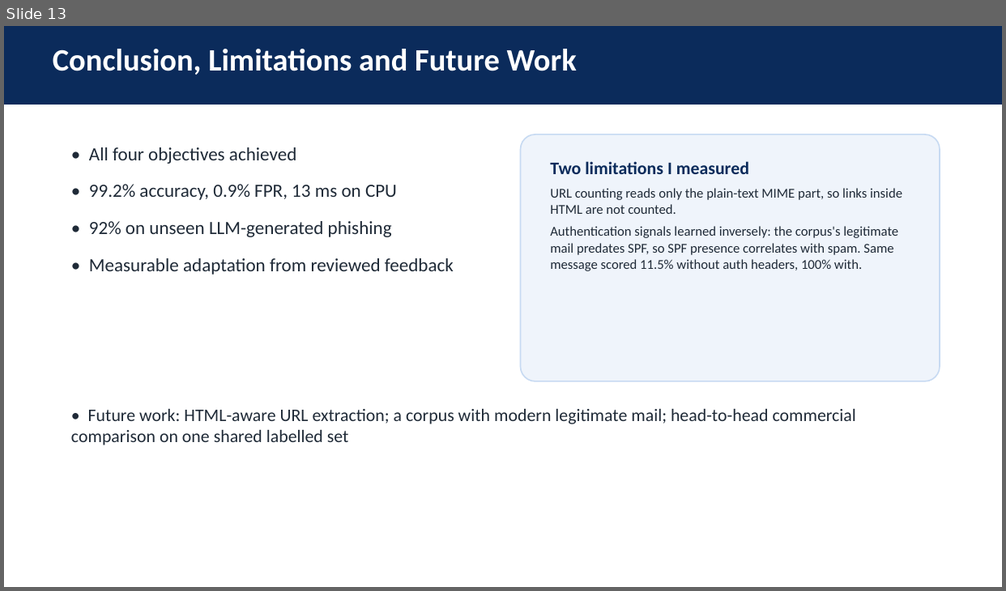
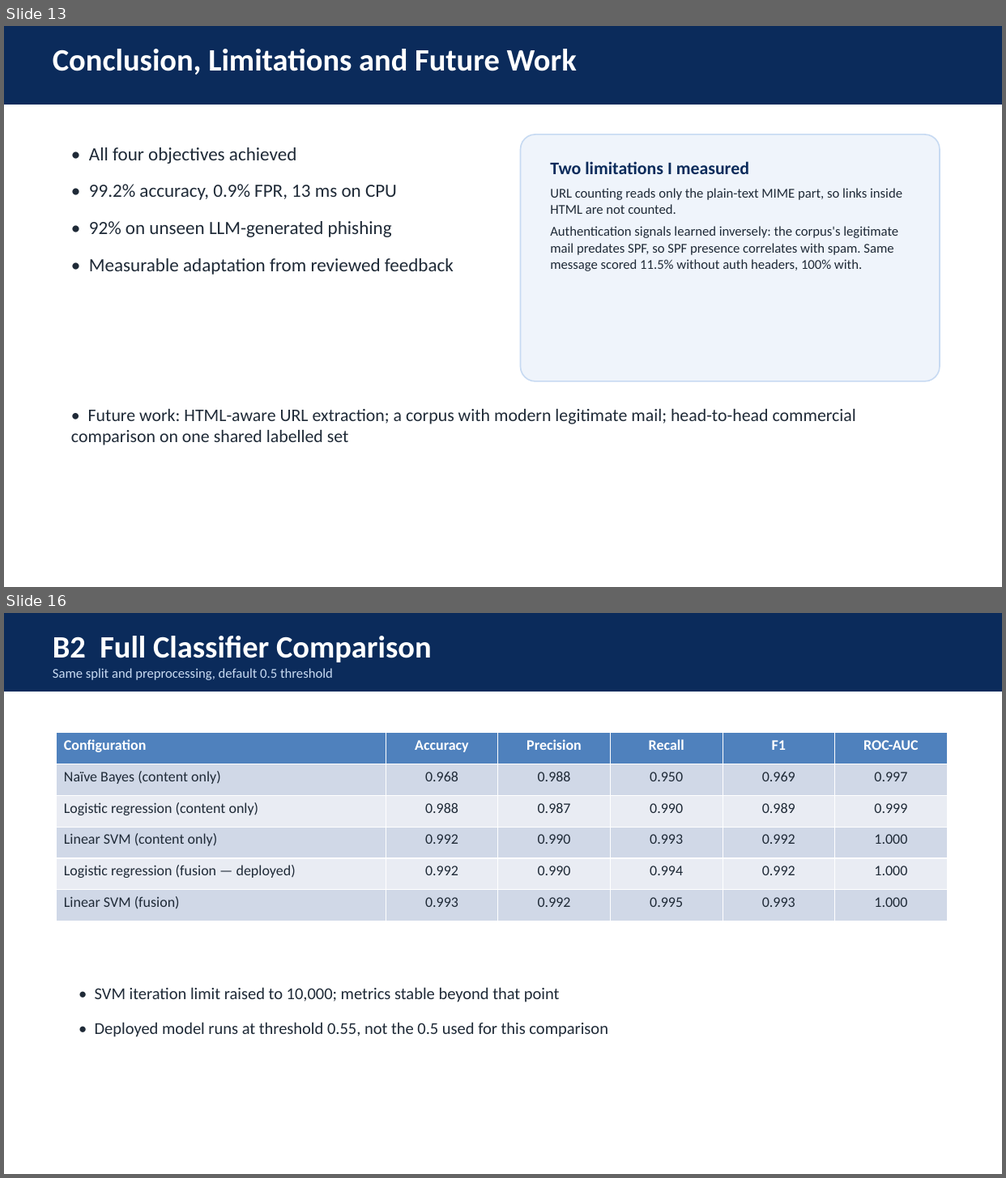
Before and after one commit to leegongyi2004-art/adaptive-email-spam-detection, a slide deck: reports/slides/fyp2_viva.pptx. Shown one above the other, each under a label of ours: slide 13 before the commit, slides 13 and 16 after it; the slides between them are not shown. The pictures are 1006x591 and 1006x1178 pixels, drawn with LibreOffice and Linux fonts; fonts in the diff are those of the drawing. Boxes give left, top, right and bottom in pixels: in the first picture for what was removed or moved away, otherwise in the second. Text is boxed around its words. In the diff, an @@ line names an element or a change of style, - is before the commit and + after.

```diff
--- a/reports/slides/fyp2_viva.pptx
+++ b/reports/slides/fyp2_viva.pptx
@@ slide 16 added at (4,613,1002,1174), background #FFFFFF @@
@@ rectangle added at (4,613,1002,692), fill #0B2B5B @@
@@ text added at (53,636,432,680), 13 pt, text #C7DAF2 @@
+B2 Full Classifier Comparison
+Same split and preprocessing, default 0.5 threshold
@@ table added at (57,733,948,922), 6 rows, 6 columns @@
+Configuration | Accuracy | Precision | Recall | F1 | ROC-AUC
+Naïve Bayes (content only) | 0.968 | 0.988 | 0.950 | 0.969 | 0.997
+Logistic regression (content only) | 0.988 | 0.987 | 0.990 | 0.989 | 0.999
+Linear SVM (content only) | 0.992 | 0.990 | 0.993 | 0.992 | 1.000
+Logistic regression (fusion — deployed) | 0.992 | 0.990 | 0.994 | 0.992 | 1.000
+Linear SVM (fusion) | 0.993 | 0.992 | 0.995 | 0.993 | 1.000
@@ text added at (95,987,608,1037), 16 pt, text #1F2A37 @@
+• SVM iteration limit raised to 10,000; metrics stable beyond that point
+• Deployed model runs at threshold 0.55, not the 0.5 used for this comparison
```
Also in this commit, not shown: 1 slide changed, 6 other slides added, 1 other file.
